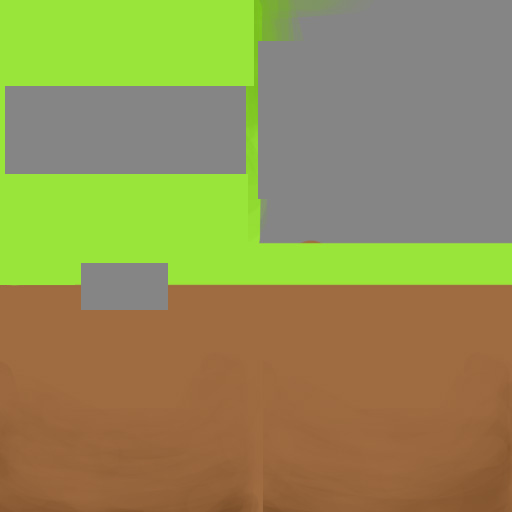
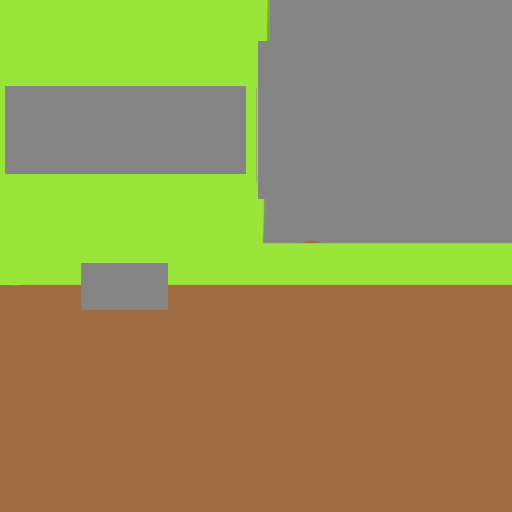
Revision of a layered w=512, h=512 image; what changed, layer by layer:
added group "straight trench" with 2 layers above "Layer 4" over [4, 10, 507, 504]
renamed "Layer 1" to "rock straight trench", moved it into group "straight trench" over [22, 41, 272, 285]
renamed "Background" to "Layer 4", painted on it over [0, 0, 512, 512]
added layer "Block_Dirt" over [0, 0, 512, 512]
